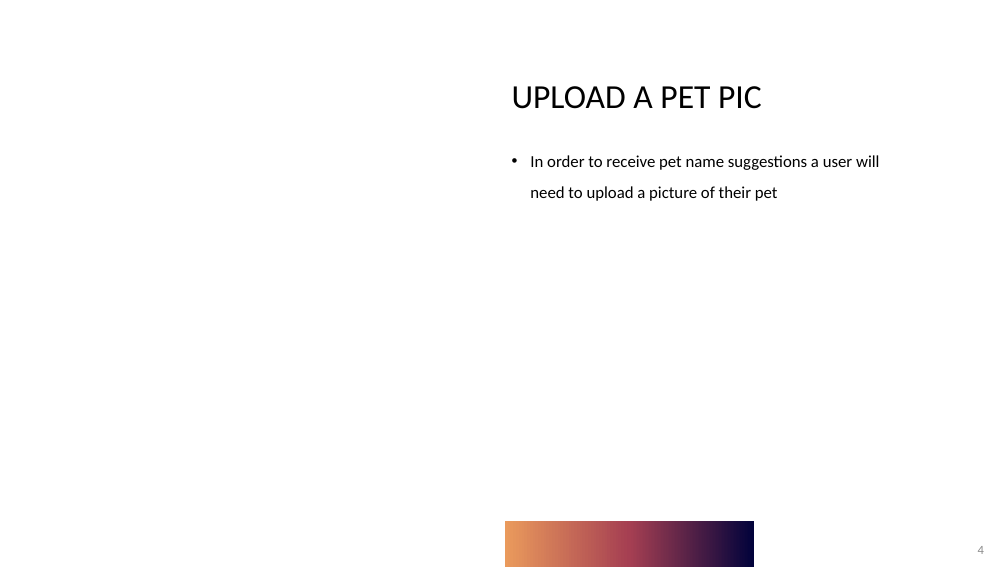
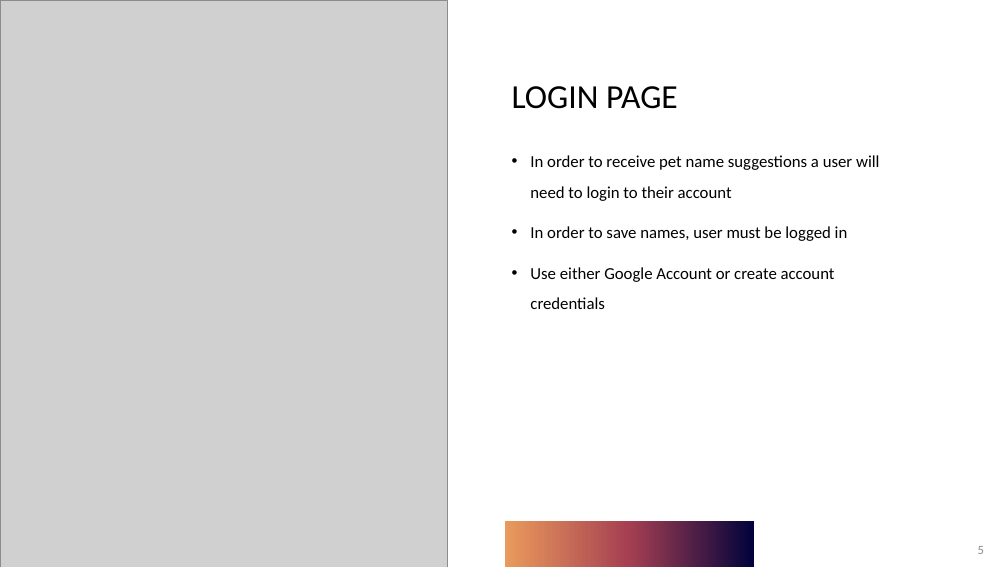
Before and after one commit to adriaonline/CPT200SP24-Team1, a slide deck: slide 5 of Phase 2 Docs/Phase 2 - Presentation.pptx (slide 4 before the commit). Drawn at 1008x567 pixels with LibreOffice and Linux fonts; fonts in the diff are those of the drawing; grey boxes stand for pictures. Boxes give left, top, right and bottom in pixels: in the first picture for what was removed or moved away, otherwise in the second. Text is boxed around its words. In the diff, an @@ line names an element or a change of style, - is before the commit and + after.

Commit message:
Added pictures and information to slideshow

```diff
--- a/Phase 2 Docs/Phase 2 - Presentation.pptx
+++ b/Phase 2 Docs/Phase 2 - Presentation.pptx
@@ picture added at <box>0,0,448,567</box> @@
@@ title at <box>512,86,678,109</box>: text changed @@
-UPLOAD A PET PIC
+LOGIN PAGE
@@ text at <box>530,155,880,309</box>: text changed @@
-• In order to receive pet name suggestions a user will need to upload a picture of their pet
+• In order to receive pet name suggestions a user will need to login to their account
+• In order to save names, user must be logged in
+• Use either Google Account or create account credentials
@@ page number at <box>978,546,984,554</box>: text changed @@
-4
+5
```
Also in this commit, not shown: 4 other slides changed, 4 slides added, 2 slides removed.
